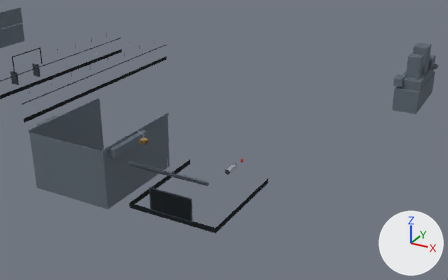
What one commit did to the Blender file assets/3d/arena_survivor.blend.
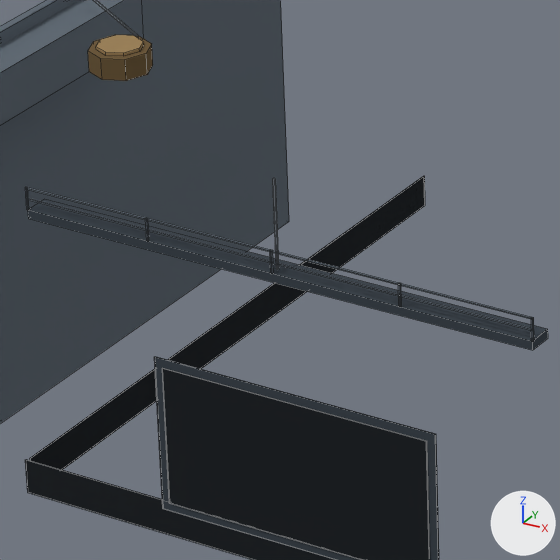
There are two pictures of each version: one from a camera (50 mm lens) standing at (2309.0, -482.8, 217.9) and looking at (2111.8, -124.1, 38.6), one close up on the part from 28% to 47% of the width and 47% to 78% of the height. The axes (+X, +Y, +Z) are drawn at lower right. The lights are the same throughout. The older version's two pictures come first. The close-ups show mesh edges as thin lines.

Objects in the first close-up: 'env_fallow_stern', 'env_fallow_stern_trim'.
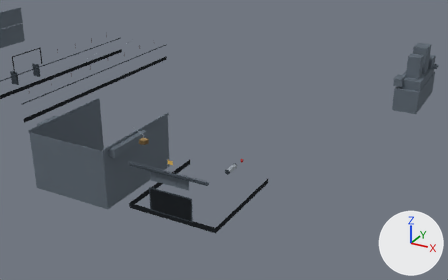
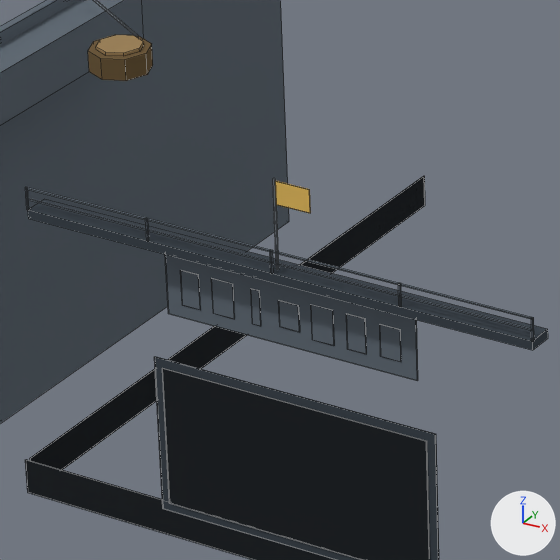
Changed parts and their boxes (x1, y1, x2, y2) in the close-ups (560 x 560 px):
part 1 of me_env_fallow_stern_trim, added (orange): after (275, 181, 311, 213)
part 2 of me_env_fallow_stern_trim, added (blue): after (165, 254, 418, 381)
part 3 of me_env_fallow_stern_trim, added (blue): after (180, 270, 201, 310)
part 4 of me_env_fallow_stern_trim, added (blue): after (211, 278, 235, 319)
part 5 of me_env_fallow_stern_trim, added: after (251, 288, 261, 326)
part 6 of me_env_fallow_stern_trim, added (blue): after (278, 300, 300, 332)
part 7 of me_env_fallow_stern_trim, added (blue): after (311, 304, 335, 346)
part 8 of me_env_fallow_stern_trim, added (blue): after (346, 314, 367, 354)
part 9 of me_env_fallow_stern_trim, added (blue): after (380, 324, 401, 362)

What changed in the scene script:
```text
Change me_env_fallow_stern_trim:
    used by ob_env_fallow_stern_trim; location = (2102.1, 0.0, 0.0)
    remove me_env_fallow_stern_trim.from_pydata(...)  # 224 vertices, 154 faces; spans x -54.2..39.2, y -183.6..-100.0, z -1.0..45.1
    add me_env_fallow_stern_trim.from_pydata(...)  # 296 vertices, 208 faces; spans x -54.2..39.2, y -183.6..-100.0, z -1.0..45.1
    me_env_fallow_stern_trim part 1: a new loose piece, a box spanning x 0.15..4.15, y -182.55..-182.45, z 42.2..44.8, in mat_palette (picture img_palette)
    me_env_fallow_stern_trim part 2: a new loose piece, a box spanning x -15.0..15.0, y -180.75..-180.6, z 25.5..32.5, in mat_palette (picture img_palette)
    me_env_fallow_stern_trim part 3: a new loose piece, a box spanning x -13.1..-10.9, y -180.85..-180.75, z 27.0..31.0, in mat_palette (picture img_palette)
    me_env_fallow_stern_trim part 4: a new loose piece, a box spanning x -9.3..-6.7, y -180.85..-180.75, z 27.0..31.0, in mat_palette (picture img_palette)
    me_env_fallow_stern_trim part 5: a new loose piece, a box spanning x -4.5..-3.5, y -180.85..-180.75, z 27.0..31.0, in mat_palette (picture img_palette)
    me_env_fallow_stern_trim part 6: a new loose piece, a box spanning x -1.2..1.2, y -180.85..-180.75, z 27.5..30.5, in mat_palette (picture img_palette)
    me_env_fallow_stern_trim part 7: a new loose piece, a box spanning x 2.7..5.3, y -180.85..-180.75, z 27.0..31.0, in mat_palette (picture img_palette)
    me_env_fallow_stern_trim part 8: a new loose piece, a box spanning x 6.9..9.1, y -180.85..-180.75, z 27.0..31.0, in mat_palette (picture img_palette)
    me_env_fallow_stern_trim part 9: a new loose piece, a box spanning x 10.8..13.2, y -180.85..-180.75, z 27.2..30.8, in mat_palette (picture img_palette)
```
